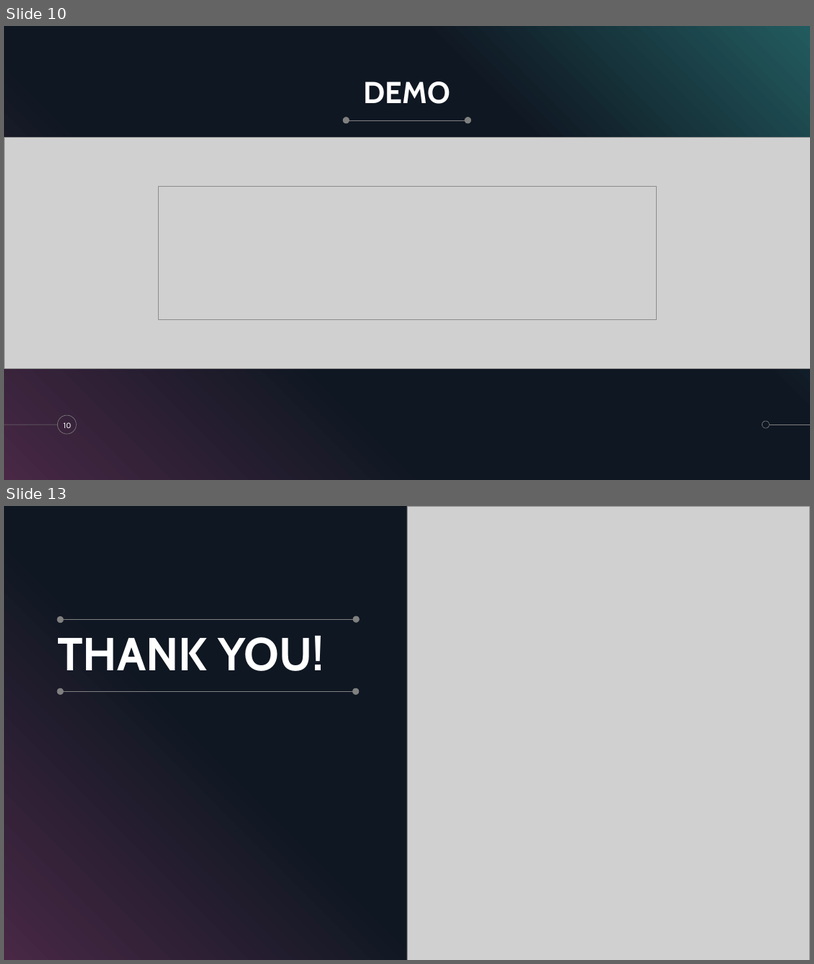
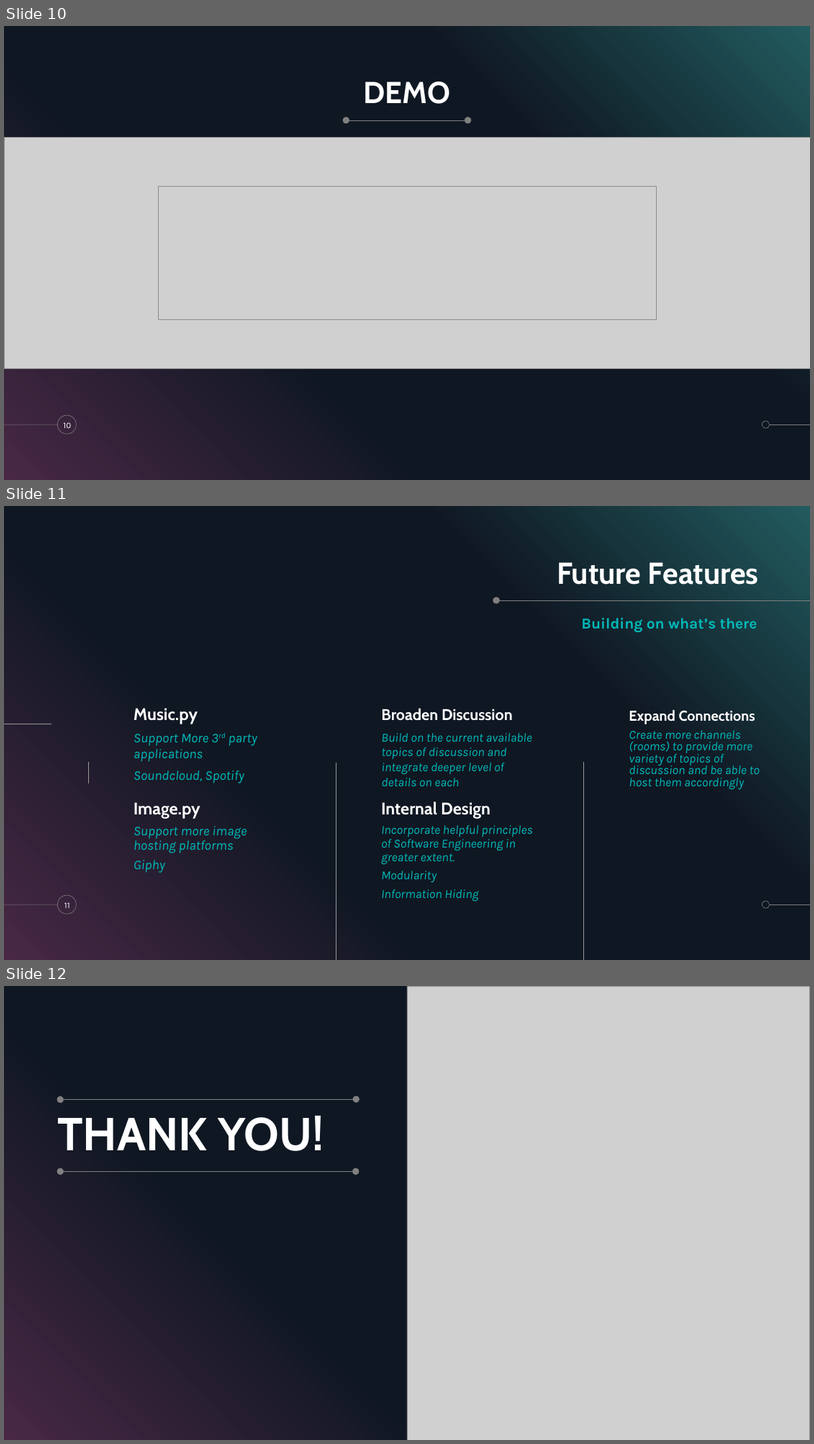
Before and after one commit to Deffdread/RDB-V2-Chatbot, a slide deck: Documents/3XA3_Presentation_2.pptx. Shown one above the other, each under a label of ours: slides 10 and 13 before the commit, slides 10, 11 and 12 after it; the slides between them are not shown. The pictures are 814x964 and 814x1444 pixels, drawn with LibreOffice and Linux fonts; fonts in the diff are those of the drawing; grey boxes stand for pictures. Boxes give left, top, right and bottom in pixels: in the first picture for what was removed or moved away, otherwise in the second. Text is boxed around its words. In the diff, an @@ line names an element or a change of style, - is before the commit and + after.

```diff
--- a/Documents/3XA3_Presentation_2.pptx
+++ b/Documents/3XA3_Presentation_2.pptx
@@ slide 11 added at bbox=[4, 506, 810, 960], background #000000; not listed: 5 template elements that a slide beside it also shows @@
@@ title added at bbox=[557, 562, 759, 584], 36 pt, text #FFFFFF, bold @@
+Future Features
@@ ellipse added at bbox=[494, 597, 501, 603], fill #808080 @@
@@ line added from (810, 600) to (499, 600), #808080 0.5 pt @@
@@ text added at bbox=[581, 618, 758, 632], 18 pt, text #00BBBB, bold @@
+Building on what’s there
@@ text added at bbox=[134, 708, 198, 724], 20 pt, text #FFFFFF, bold @@
+Music.py
@@ text added at bbox=[381, 708, 513, 721], 18.5 pt, text #FFFFFF, bold @@
+Broaden Discussion
@@ text added at bbox=[629, 710, 756, 724], 17 pt, text #FFFFFF, bold @@
+Expand Connections
@@ line added from (4, 723) to (52, 723), #999999 0.5 pt @@
@@ text added at bbox=[134, 734, 257, 783], 16 pt, text #00BBBB, italic @@
+Support More 3rd party applications
+Soundcloud, Spotify
@@ text added at bbox=[381, 733, 532, 786], 14.8 pt, text #00BBBB, italic @@
+Build on the current available topics of discussion and integrate deeper level of details on each
@@ text added at bbox=[629, 730, 760, 789], 14.8 pt, text #00BBBB, italic @@
+Create more channels (rooms) to provide more variety of topics of discussion and be able to host them accordingly
@@ line added from (88, 783) to (88, 762), #999999 0.5 pt @@
@@ line added from (337, 960) to (337, 762), #999999 0.5 pt @@
@@ line added from (584, 960) to (584, 762), #999999 0.5 pt @@
@@ text added at bbox=[134, 802, 201, 818], 20 pt, text #FFFFFF, bold @@
+Image.py
@@ text added at bbox=[381, 801, 491, 818], 20 pt, text #FFFFFF, bold @@
+Internal Design
@@ text added at bbox=[134, 826, 247, 872], 16 pt, text #00BBBB, italic @@
+Support more image hosting platforms
+Giphy
@@ text added at bbox=[381, 825, 532, 901], 14.8 pt, text #00BBBB, italic @@
+Incorporate helpful principles of Software Engineering in greater extent.
+Modularity
+Information Hiding
@@ page number added at bbox=[64, 902, 70, 908], 10 pt, text #FFFFFF @@
+11
@@ what was slide 13 is now slide 12 @@
```
Also in this commit, not shown: 1 slide changed, 1 other slide added, 3 slides removed, 1 other file.
